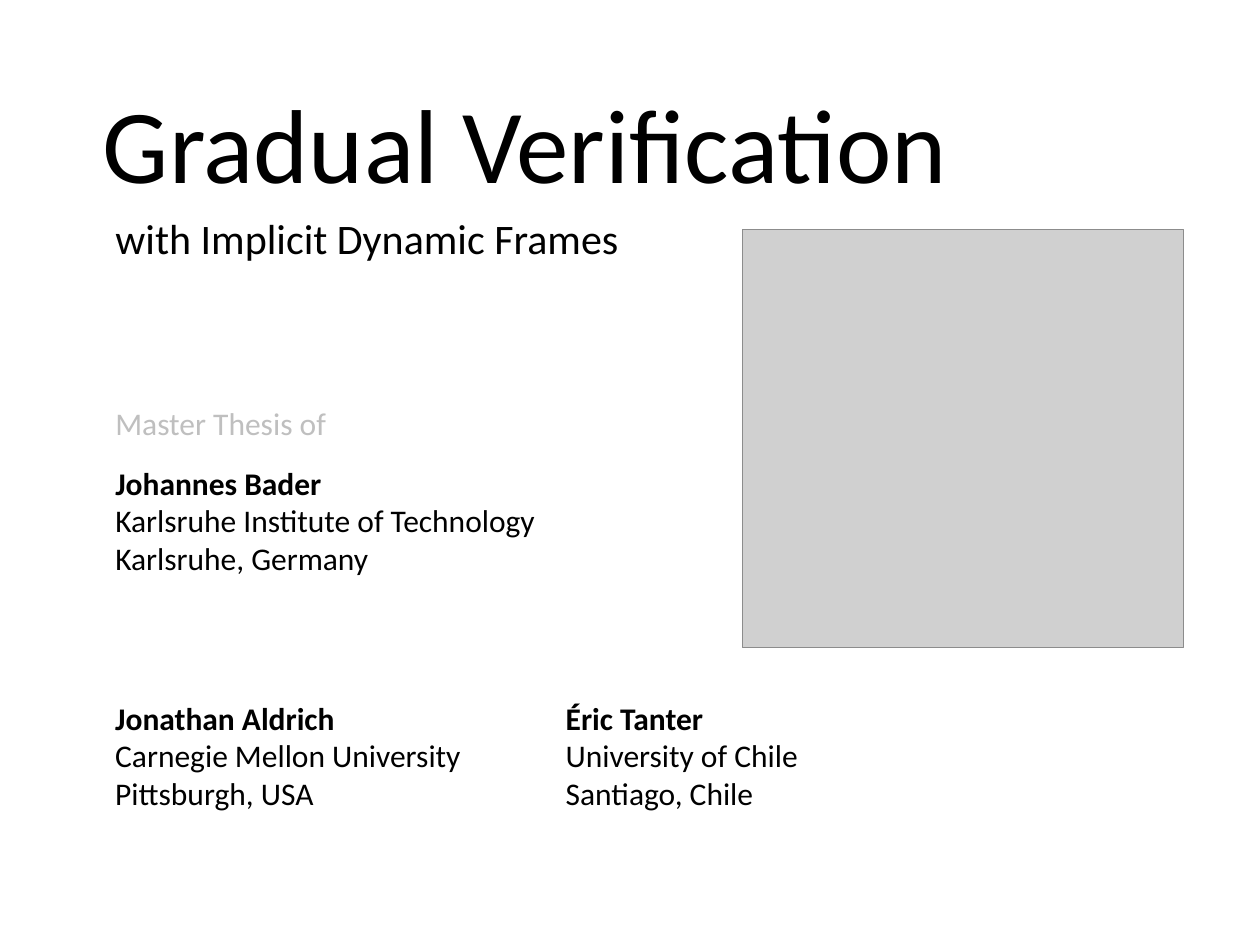
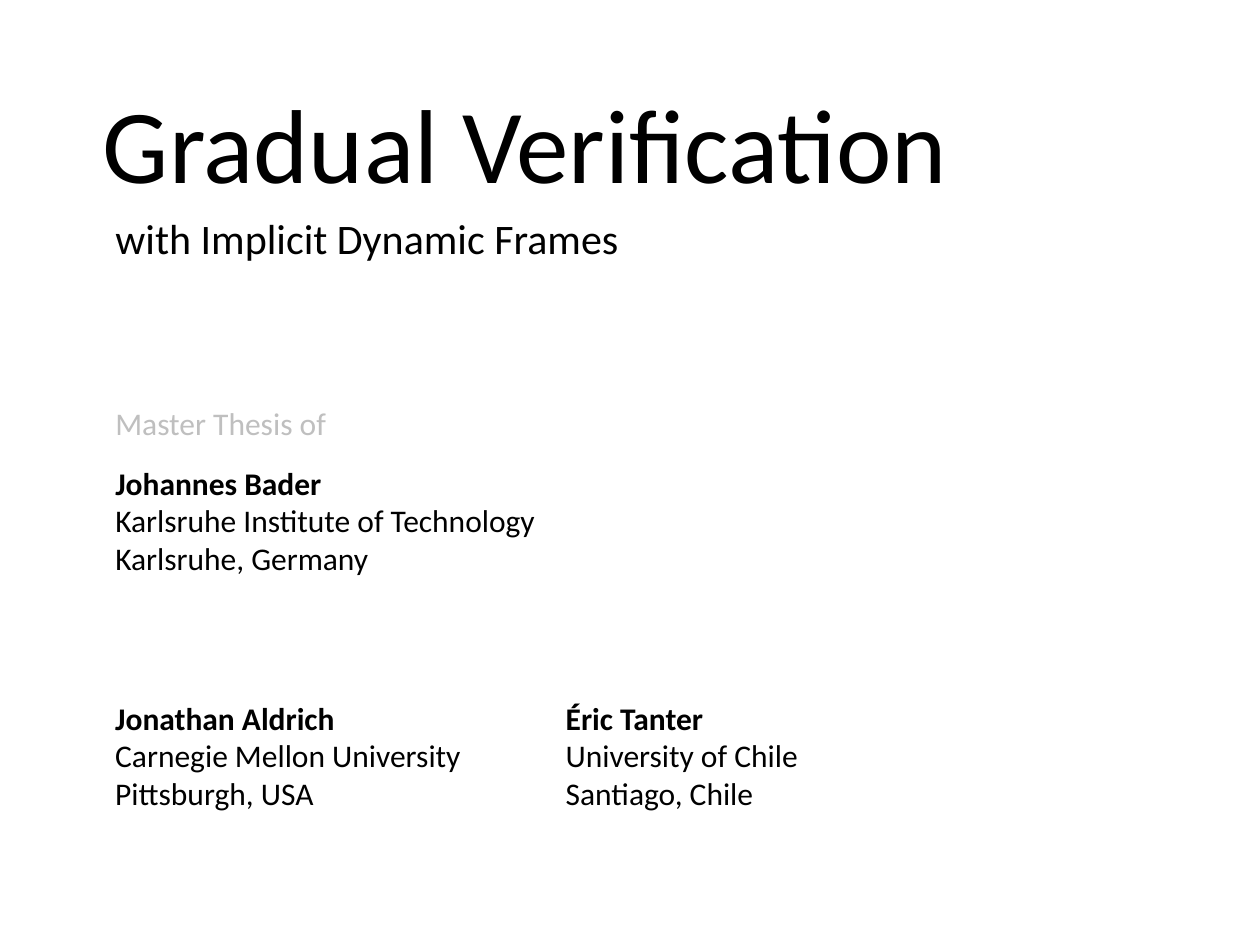
Before and after one commit to olydis/GradVerThesis, a slide deck: slide 1 of presentation/Final.pptx. Drawn at 1260x945 pixels with LibreOffice and Linux fonts; fonts in the diff are those of the drawing; grey boxes stand for pictures. Boxes give left, top, right and bottom in pixels: in the first picture for what was removed or moved away, otherwise in the second. Text is boxed around its words. In the diff, an @@ line names an element or a change of style, - is before the commit and + after.

```diff
--- a/presentation/Final.pptx
+++ b/presentation/Final.pptx
@@ picture removed at (742, 229, 1183, 648) @@
```
Also in this commit, not shown: 7 other slides changed, 22 slides removed, 3 other files.
